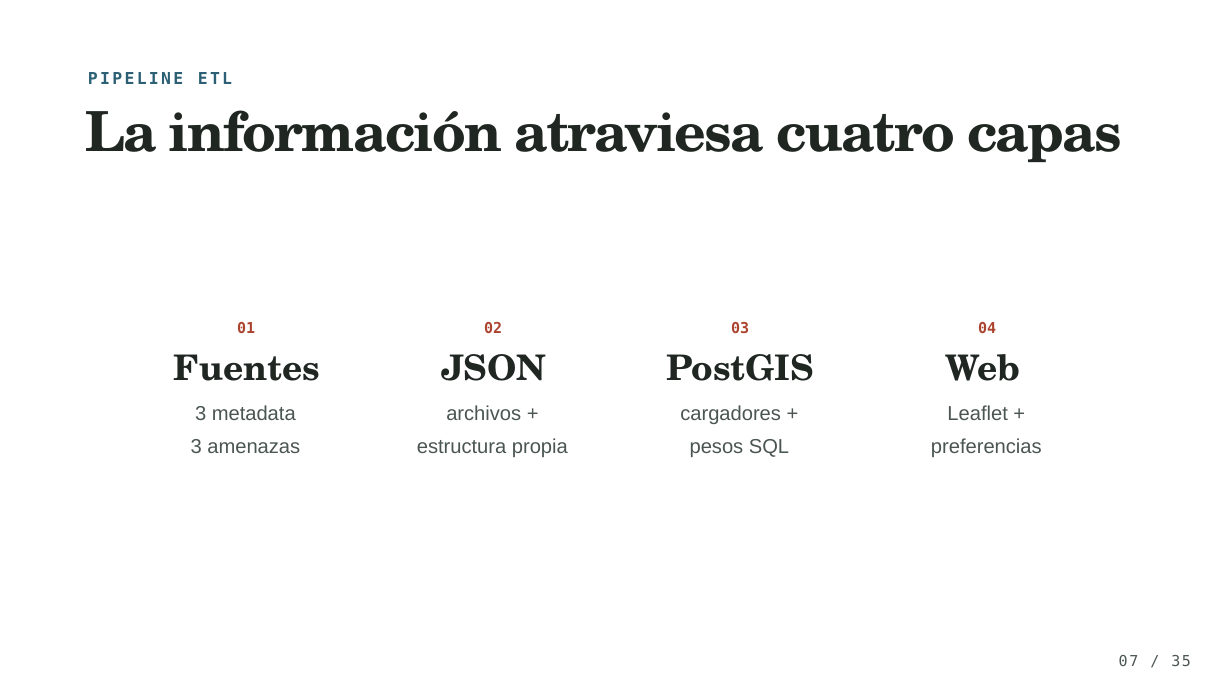
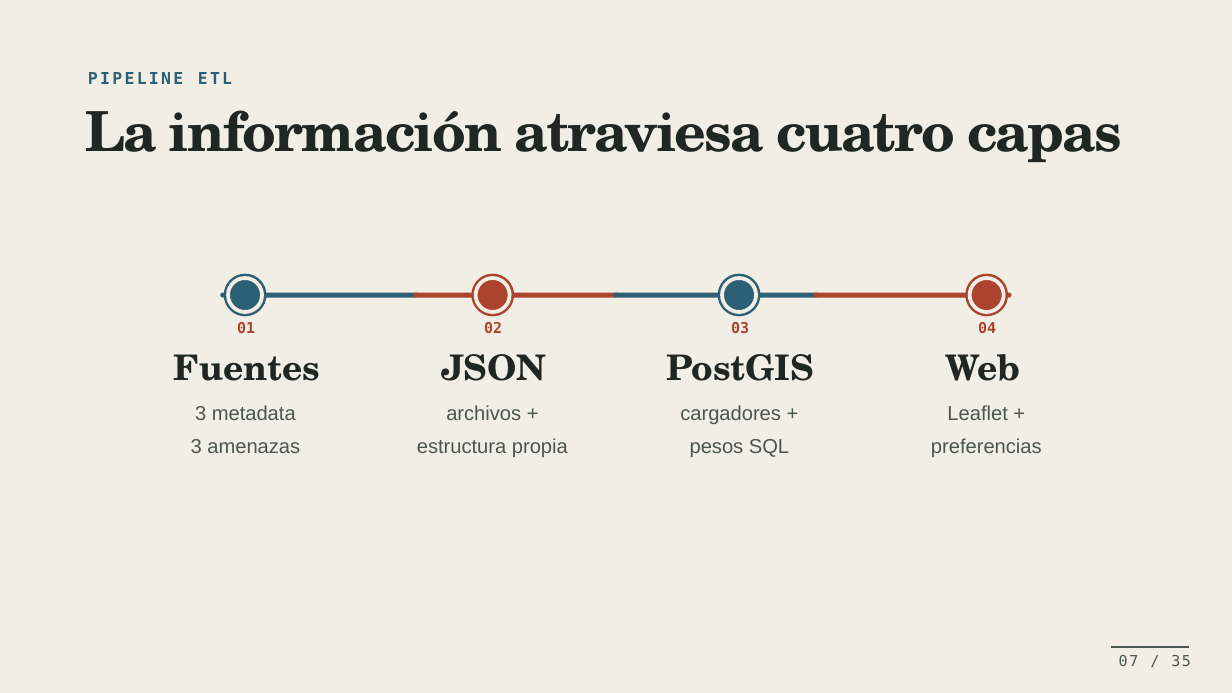
Before and after one commit to Aropoint/AlgoritmosRuteo, a slide deck: slide 7 of 05_T2/Cuando un tramo se bloquea.pptx. Drawn at 1232x693 pixels with LibreOffice and Linux fonts; fonts in the diff are those of the drawing; background and template pictures are left out. Boxes give left, top, right and bottom in pixels: in the first picture for what was removed or moved away, otherwise in the second. Text is boxed around its words. In the diff, an @@ line names an element or a change of style, - is before the commit and + after.

```diff
--- a/05_T2/Cuando un tramo se bloquea.pptx
+++ b/05_T2/Cuando un tramo se bloquea.pptx
@@ background picture (left out) to #F1EEE5 @@
@@ freeform shape added at (221,292,419,297), fill #2D6075 @@
@@ freeform shape added at (223,294,1009,294), outline #B9B6AB 2.51 pt @@
@@ freeform shape added at (224,274,267,317), fill #2D6075 @@
@@ freeform shape added at (228,278,262,313), fill #2D6075, outline #F1EEE5 2.2 pt @@
@@ freeform shape added at (413,292,617,297), fill #AB432E @@
@@ freeform shape added at (472,274,515,317), fill #AB432E @@
@@ freeform shape added at (476,278,510,313), fill #AB432E, outline #F1EEE5 2.2 pt @@
@@ freeform shape added at (614,292,818,297), fill #2D6075 @@
@@ freeform shape added at (718,274,761,317), fill #2D6075 @@
@@ freeform shape added at (722,278,756,313), fill #2D6075, outline #F1EEE5 2.2 pt @@
@@ freeform shape added at (813,292,1011,297), fill #AB432E @@
@@ freeform shape added at (966,274,1009,317), fill #AB432E @@
@@ freeform shape added at (970,278,1004,313), fill #AB432E, outline #F1EEE5 2.2 pt @@
@@ freeform shape added at (1111,647,1189,648), fill #4B5651 @@
```
Also in this commit, not shown: 30 other slides changed, 12 other files.
